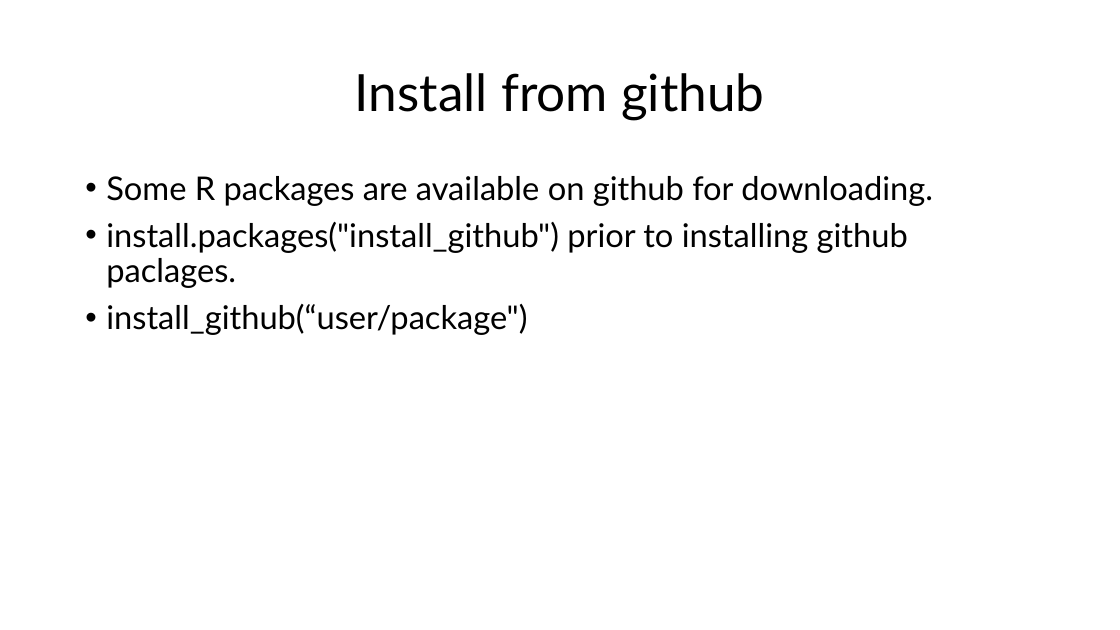
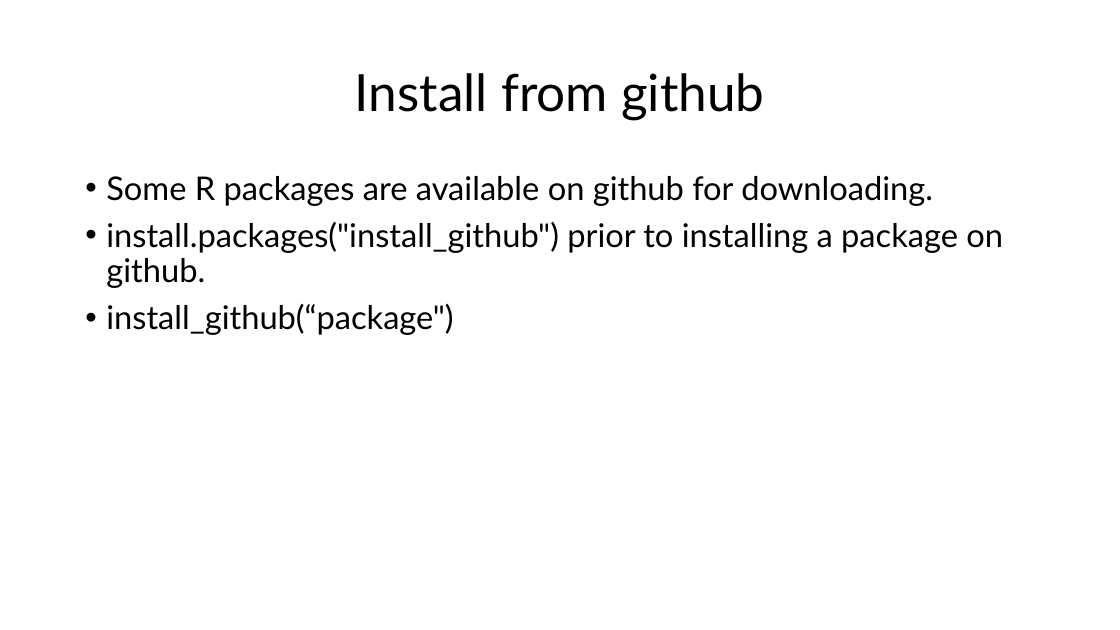
Before and after one commit to csmatyi/crs2025, a slide deck: slide 21 of CRS2025_R_workshop.pptx. Drawn at 1120x630 pixels with LibreOffice and Linux fonts; fonts in the diff are those of the drawing. Boxes give left, top, right and bottom in pixels: in the first picture for what was removed or moved away, otherwise in the second. Text is boxed around its words. In the diff, an @@ line names an element or a change of style, - is before the commit and + after.

```diff
--- a/CRS2025_R_workshop.pptx
+++ b/CRS2025_R_workshop.pptx
@@ text at bbox=[106, 222, 1003, 335]: text changed @@
-• install.packages("install_github") prior to installing github paclages.
-• install_github(“user/package")
+• install.packages("install_github") prior to installing a package on github.
+• install_github(“package")
```
Also in this commit, not shown: 3 other slides changed.
